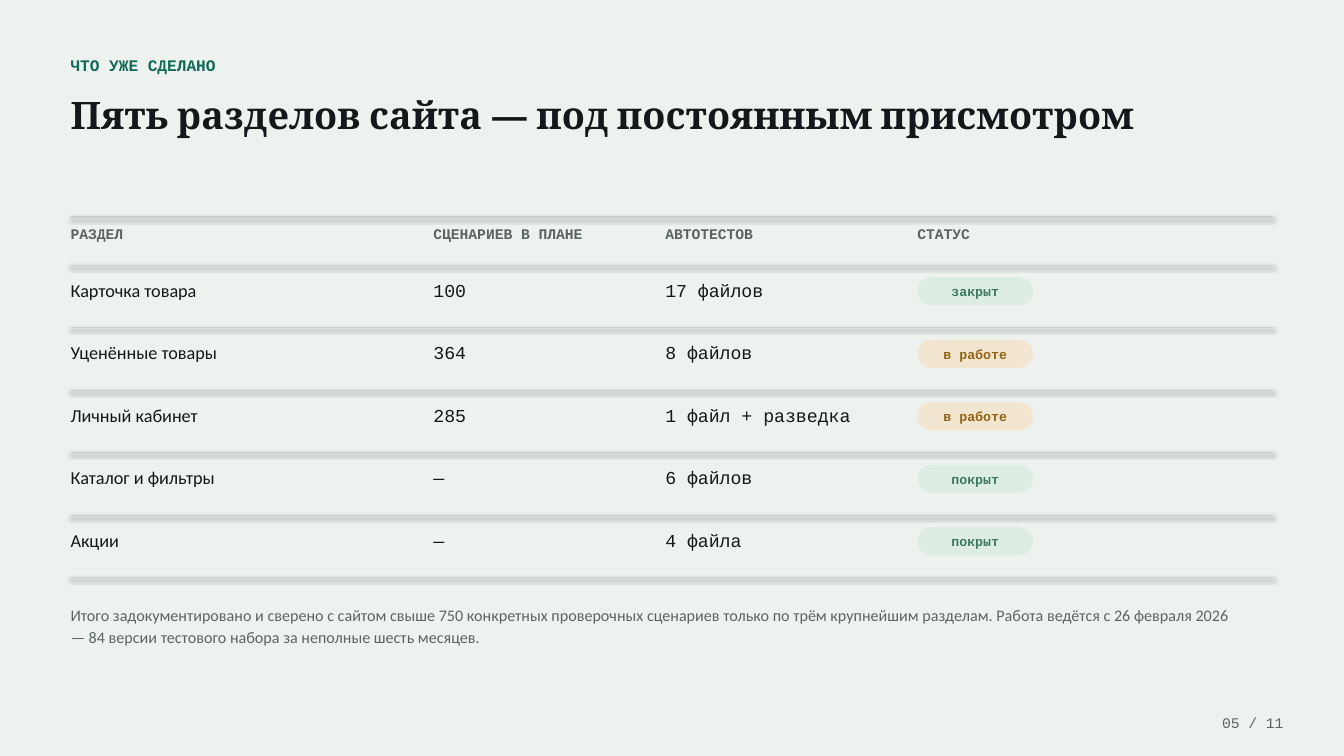
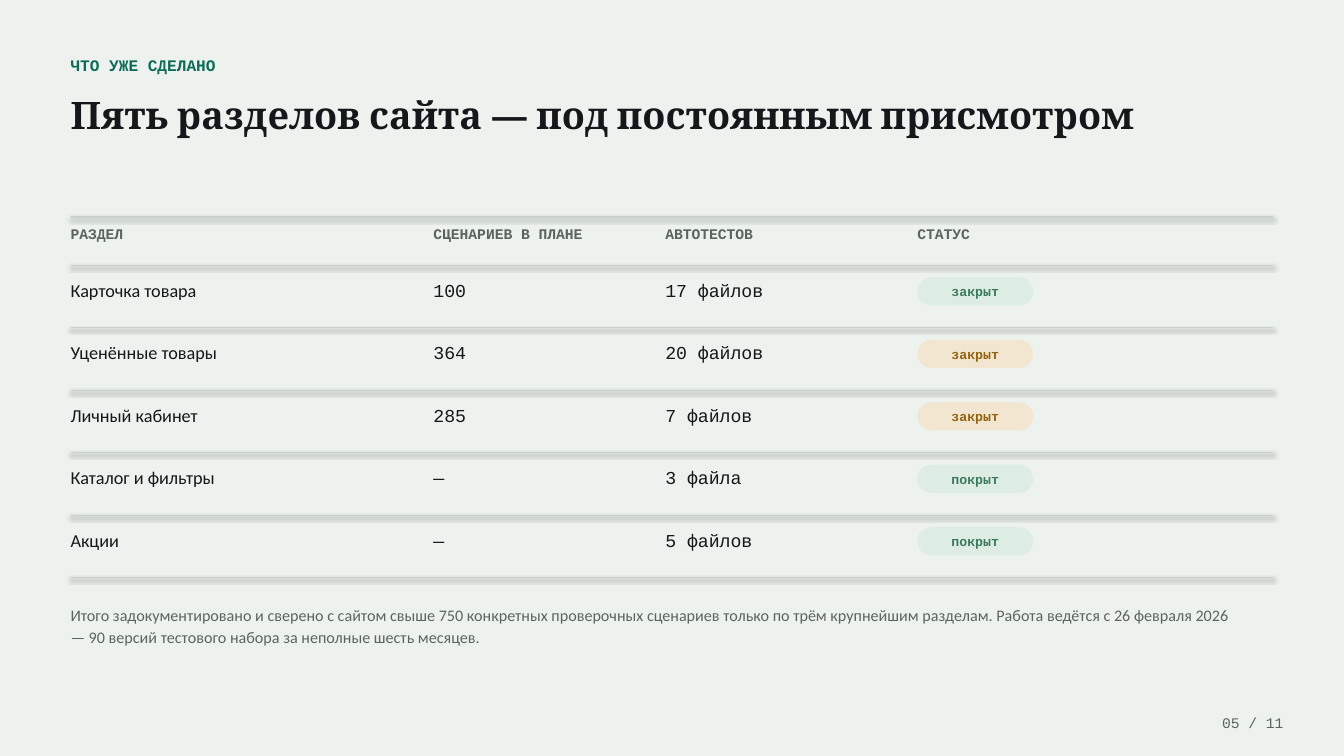
Before and after one commit to Ruxxl/MechtaATest, a slide deck: slide 5 of Автотесты-и-ИИ-презентация.pptx. Drawn at 1344x756 pixels with LibreOffice and Linux fonts; fonts in the diff are those of the drawing. Boxes give left, top, right and bottom in pixels: in the first picture for what was removed or moved away, otherwise in the second. Text is boxed around its words. In the diff, an @@ line names an element or a change of style, - is before the commit and + after.

```diff
--- a/Автотесты-и-ИИ-презентация.pptx
+++ b/Автотесты-и-ИИ-презентация.pptx
@@ text at box(665, 347, 763, 363): text changed @@
-8 файлов
+20 файлов
@@ text in rounded rectangle at box(951, 352, 999, 362): text changed @@
-в работе
+закрыт
@@ text at box(665, 409, 752, 426): text changed @@
-1 файл + разведка
+7 файлов
@@ text in rounded rectangle at box(951, 414, 999, 424): text changed @@
-в работе
+закрыт
@@ text at box(665, 472, 742, 488): text changed @@
-6 файлов
+3 файла
@@ text at box(665, 534, 752, 551): text changed @@
-4 файла
+5 файлов
@@ text at box(71, 610, 1229, 646): text changed @@
-Итого задокументировано и сверено с сайтом свыше 750 конкретных проверочных сценариев только по трём крупнейшим разделам. Работа ведётся с 26 февраля 2026 — 84 версии тестового набора за неполные шесть месяцев.
+Итого задокументировано и сверено с сайтом свыше 750 конкретных проверочных сценариев только по трём крупнейшим разделам. Работа ведётся с 26 февраля 2026 — 90 версий тестового набора за неполные шесть месяцев.
```
Also in this commit, not shown: 3 other slides changed, 16 other files.
